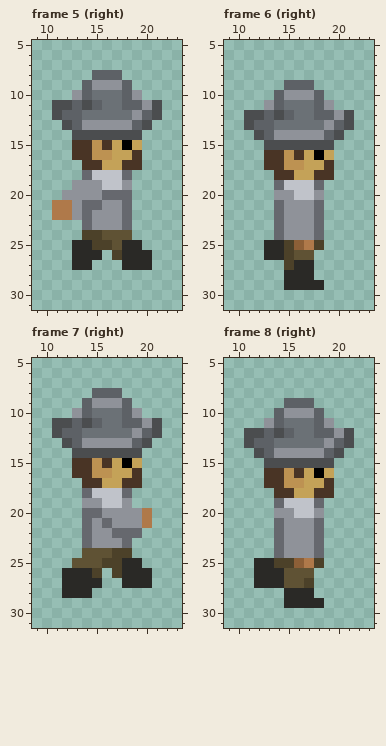
Pixel-art file -- assets/character.aseprite. Above, as it was before the edit.
32x32 pixels, 20 frames. Colours within 5 levels of each other are drawn and written as one. Shown: frame 5 (right): x 9..23, y 5..31; frame 6 (right): x 9..23, y 5..31; frame 7 (right): x 9..23, y 5..31; frame 8 (right): x 9..23, y 5..31. The commit also changed other frames, which this record leaves out.
New version:
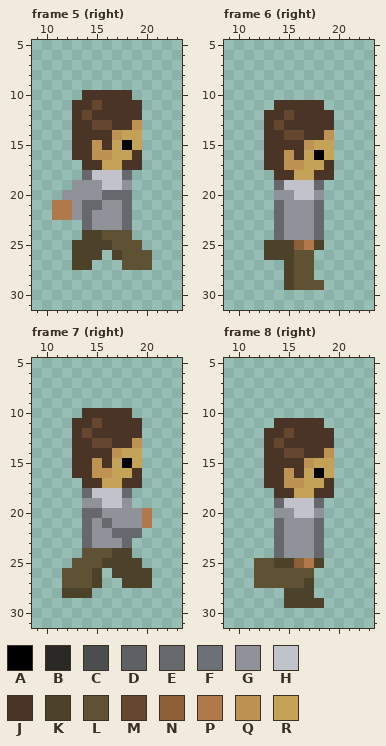
Palette (. is transparent): A #000000  B #2a2926  C #4b4d4f  D #5d6166  E #66686e  F #6b7176  G #8f9299  H #c0c3ca  J #493425  K #4c4129  L #5f5234  M #654730  N #8c5f37  P #af794a  Q #bd9252  R #c4a258
The exact change:
layer "Shoes" now hidden
layer "Hat" now hidden
Changed rows in their new state; - is an unchanged pixel.
Frame 5 (right):
first column x 11:
 8 ----...----
 9 ---.....---
10 --.JJJJJ.--
11 ..JJMJJJJ..
12 ..JMJJJJJ..
13 -.JJMMJJQ.-
14 --JJJJQRR--
first column x 13:
25 KK---LL-
26 KKK--LLL
27 KK---LLL
Frame 6 (right):
first column x 11:
 9 ----...----
10 ---.....---
11 --.JJJJJ.--
12 ..JJMJJJJ..
13 ..JMJJJJJ..
14 -.JJMMJJQ.-
15 --JJJJQRR--
first column x 13:
25 KK----
26 KK----
27 ---LL-
28 --KLL-
29 --KLLL
Frame 7 (right):
first column x 11:
 8 ----...----
 9 ---.....---
10 --.JJJJJ.--
11 ..JJMJJJJ..
12 ..JMJJJJJ..
13 -.JJMMJJQ.-
14 --JJJJQRR--
first column x 12:
25 ------KK-
26 LLL---KKK
27 LLLK--KKK
28 KKK------
Frame 8 (right):
first column x 11:
 9 ----...----
10 ---.....---
11 --.JJJJJ.--
12 ..JJMJJJJ..
13 ..JMJJJJJ..
14 -.JJMMJJQ.-
15 --JJJJQRR--
first column x 12:
25 LL-----
26 LLL----
27 LLL----
28 ---KKK-
29 ---KKKK
Changed places in both pictures, as pixel boxes (x1, y1, x2, y2):
changed: (52, 70, 162, 140)
changed: (72, 240, 152, 270)
changed: (244, 80, 354, 150)
changed: (264, 240, 324, 290)
changed: (52, 388, 162, 458)
changed: (62, 558, 152, 598)
changed: (244, 398, 354, 468)
changed: (254, 558, 324, 608)
